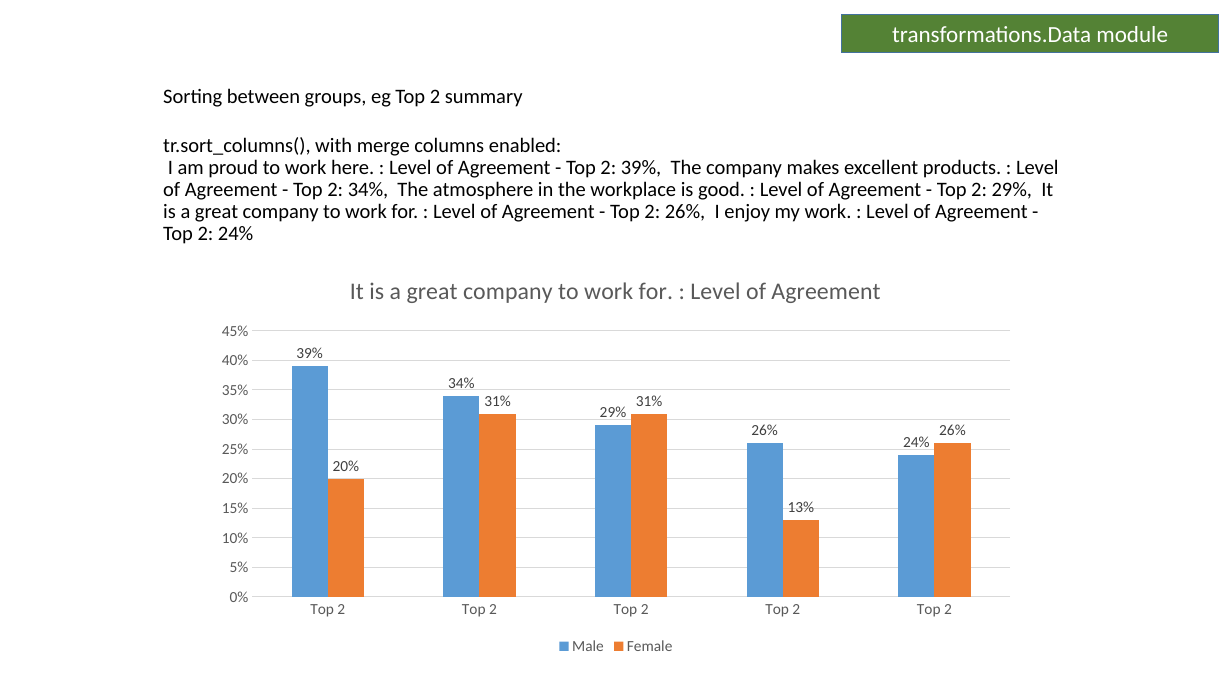
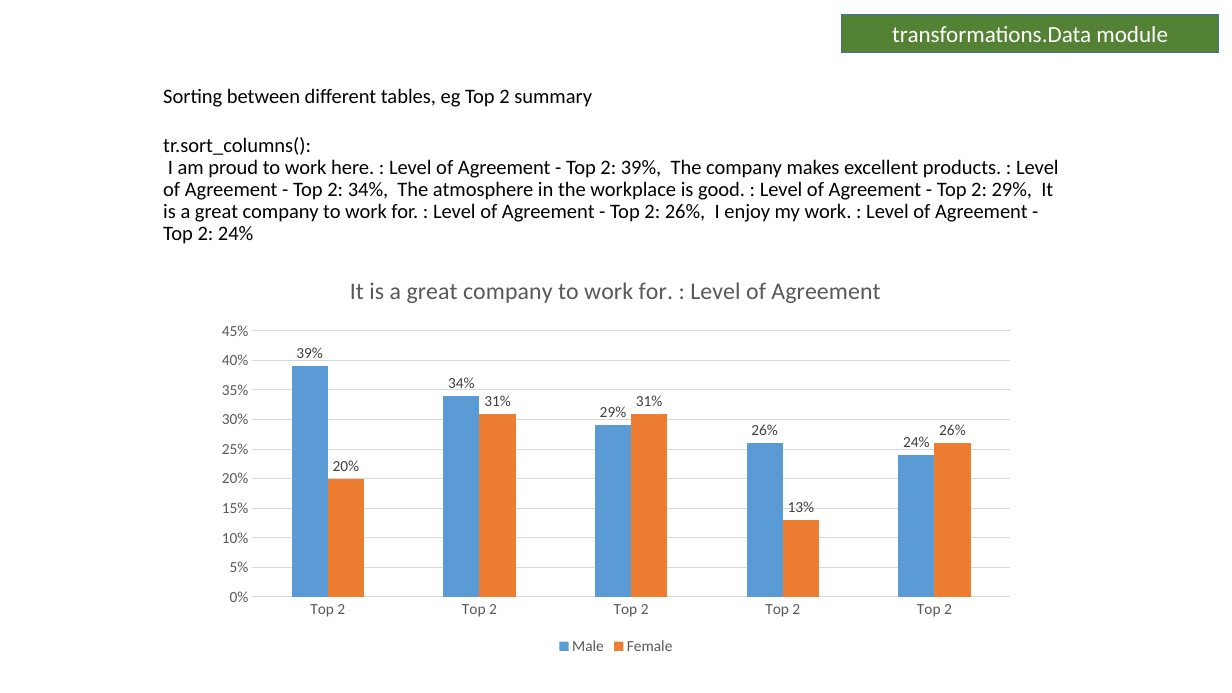
Before and after one commit to Collette-Curson/forgetdata_Slides_modules, a slide deck: slide 81 of Scripts/test_manual_transformations_known_good_results.pptx (slide 80 before the commit). Drawn at 1232x693 pixels with LibreOffice and Linux fonts; fonts in the diff are those of the drawing. Boxes give left, top, right and bottom in pixels: in the first picture for what was removed or moved away, otherwise in the second. Text is boxed around its words. In the diff, an @@ line names an element or a change of style, - is before the commit and + after.

Commit message:
Update to include additional sorting examples with groups from one table

```diff
--- a/Scripts/test_manual_transformations_known_good_results.pptx
+++ b/Scripts/test_manual_transformations_known_good_results.pptx
@@ title at (x1=163, y1=88, x2=1059, y2=244): text changed @@
-Sorting between groups, eg Top 2 summary
-tr.sort_columns(), with merge columns enabled:
-I am proud to work here. : Level of Agreement - Top 2: 39%, The company makes excellent products. : Level of Agreement - Top 2: 34%, The atmosphere in the workplace is good. : Level of Agreement - Top 2: 29%, It is a great company to work for. : Level of Agreement - Top 2: 26%, I enjoy my work. : Level of Agreement - Top 2: 24%
+Sorting between different tables, eg Top 2 summary
+tr.sort_columns():
+I am proud to work here. : Level of Agreement - Top 2: 39%, The company makes excellent products. : Level of Agreement - Top 2: 34%, The atmosphere in the workplace is good. : Level of Agreement - Top 2: 29%, It is a great company to work for. : Level of Agreement - Top 2: 26%, I enjoy my work. : Level of Agreement - Top 2: 24%
```
Also in this commit, not shown: 3 other slides changed, 2 slides added.
